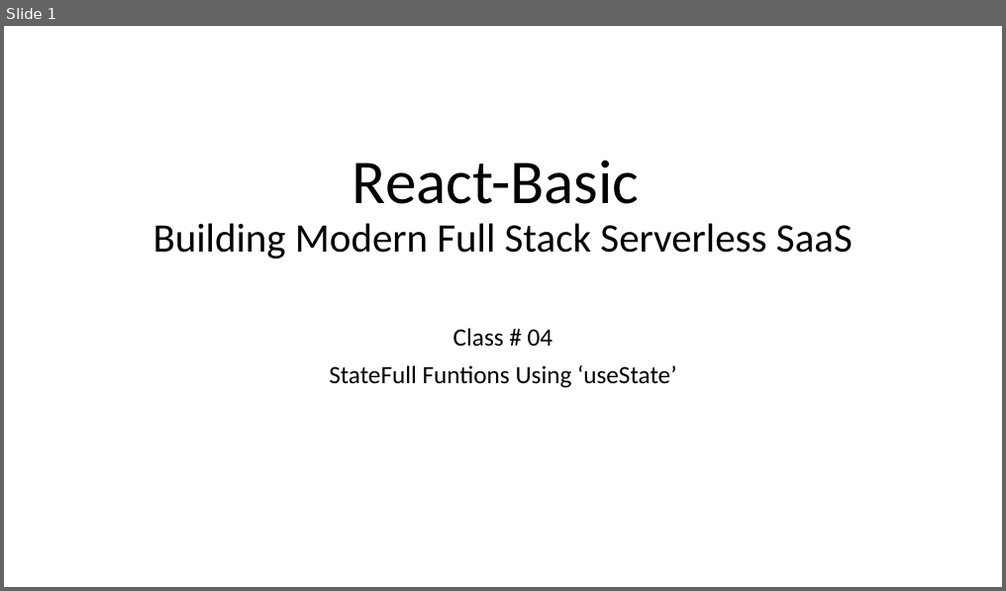
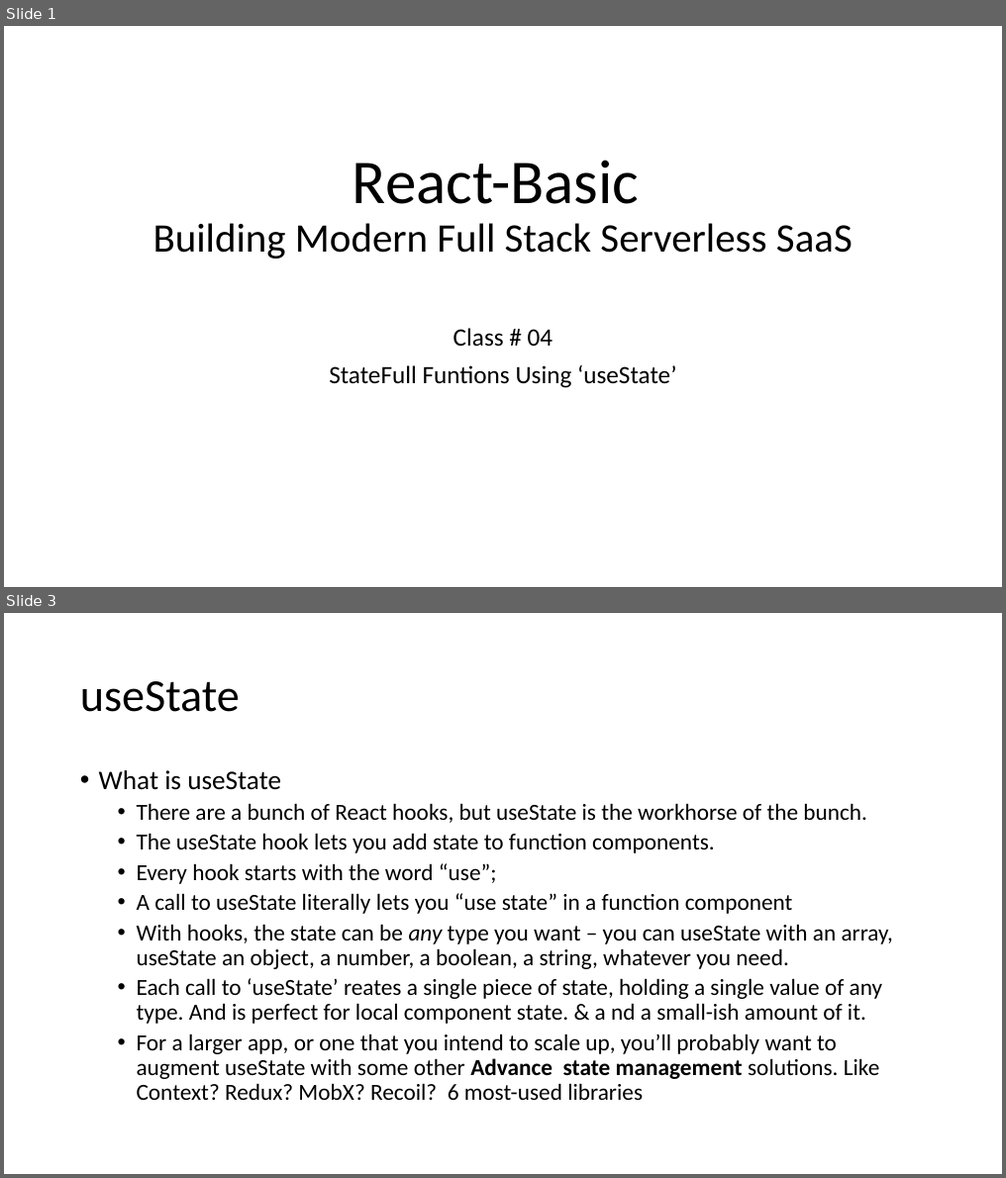
Before and after one commit to gqadirdepar/reactproj1, a slide deck: reactproj1.pptx. Shown one above the other, each under a label of ours: slide 1 before the commit, slides 1 and 3 after it; the slides between them are not shown. The pictures are 1006x591 and 1006x1178 pixels, drawn with LibreOffice and Linux fonts; fonts in the diff are those of the drawing. Boxes give left, top, right and bottom in pixels: in the first picture for what was removed or moved away, otherwise in the second. Text is boxed around its words. In the diff, an @@ line names an element or a change of style, - is before the commit and + after.

```diff
--- a/reactproj1.pptx
+++ b/reactproj1.pptx
@@ slide 3 added at [4,613,1002,1174], background #FFFFFF @@
@@ title added at [80,681,240,712], 44 pt, text #000000 @@
+useState
@@ text added at [99,770,893,1100], 22.2 pt, text #000000 @@
+• What is useState
+  • There are a bunch of React hooks, but useState is the workhorse of the bunch.
+  • The useState hook lets you add state to function components.
+  • Every hook starts with the word “use”;
+  • A call to useState literally lets you “use state” in a function component
+  • With hooks, the state can be any type you want – you can useState with an array, useState an object, a number, a boolean, a string, whatever you need.
+  • Each call to ‘useState’ reates a single piece of state, holding a single value of any type. And is perfect for local component state. & a nd a small-ish amount of it.
+  • For a larger app, or one that you intend to scale up, you’ll probably want to augment useState with some other Advance state management solutions. Like Context? Redux? MobX? Recoil? 6 most-used libraries
```
Also in this commit, not shown: 1 slide changed.
